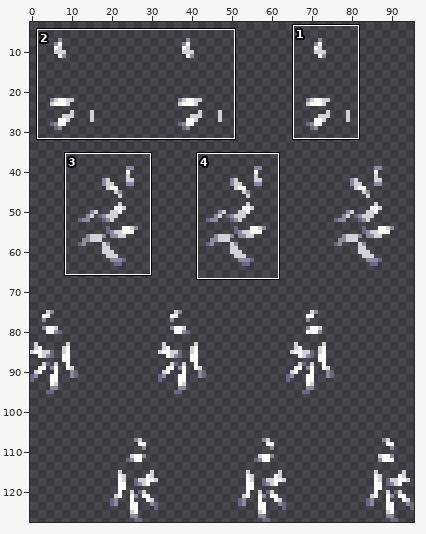
Two versions of one sprite sheet, Resources/Textures/_CD/Mobs/Customization/snaketails.rsi/tail_snakestripe_secondary_wagging.png. The picture above shows the old version from afar; the outline marks the close-up.
Close-up. Before the commit:
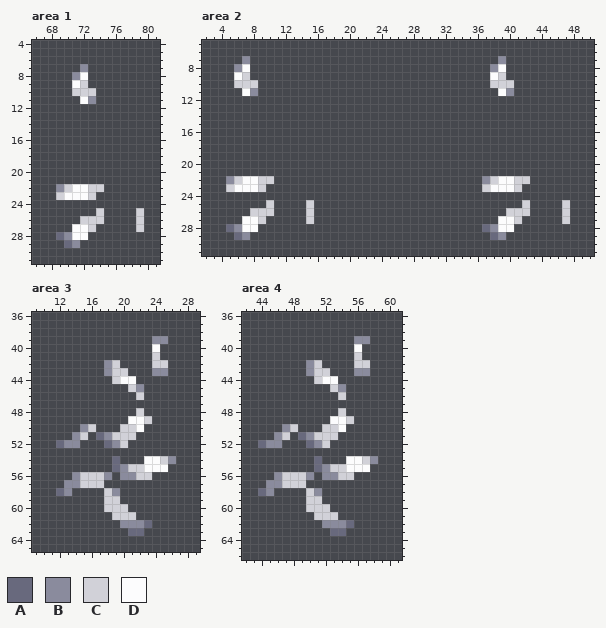
The file is 96x128 pixels. Shown: area 1: x 66..81, y 4..31; area 2: x 2..50, y 5..31; area 3: x 9..29, y 36..65; area 4: x 42..61, y 36..66. The wide view leaves out empty margins. The commit also changed other parts of the picture, which this record leaves out.
Palette (. is transparent): A #68697d  B #8a8b9d  C #d1d1d8  D #fcfcfd
After the commit:
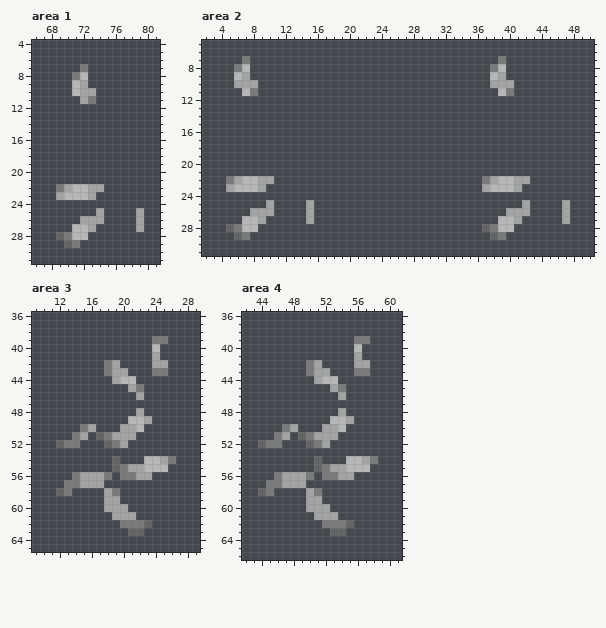
Diff:
@@ palette @@
-A #68697d
+A #646464
-B #8a8b9d
+B #7a7a7a
-C #d1d1d8
+C #a4a4a4
-D #fcfcfd
+D #b6b6b6
--- area 1
@@ x 69..74 @@
  9 ..DC..
-10 ..CCC.
-11 ...DB.
+10 ..DCC.
+11 ...CB.
 12 ......
